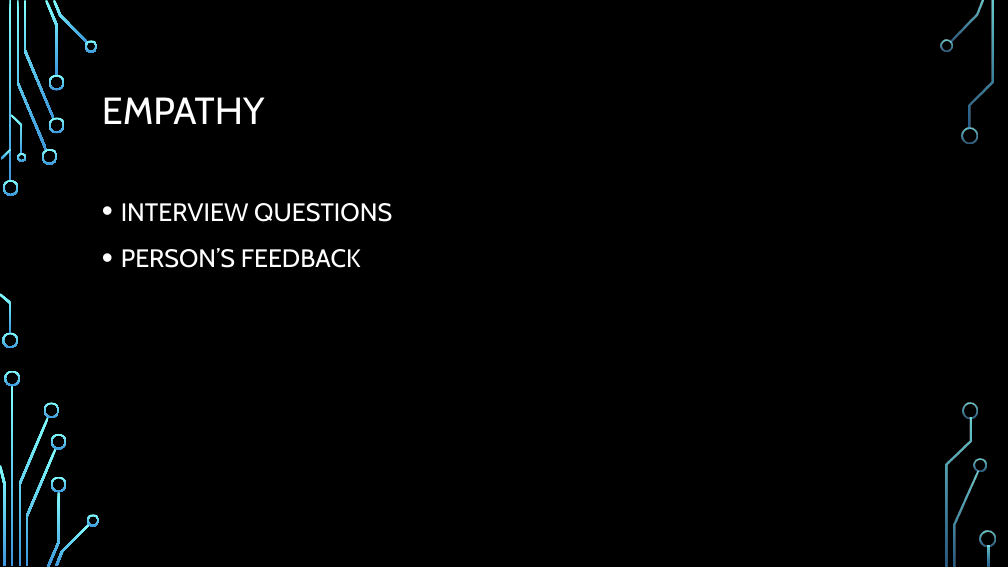
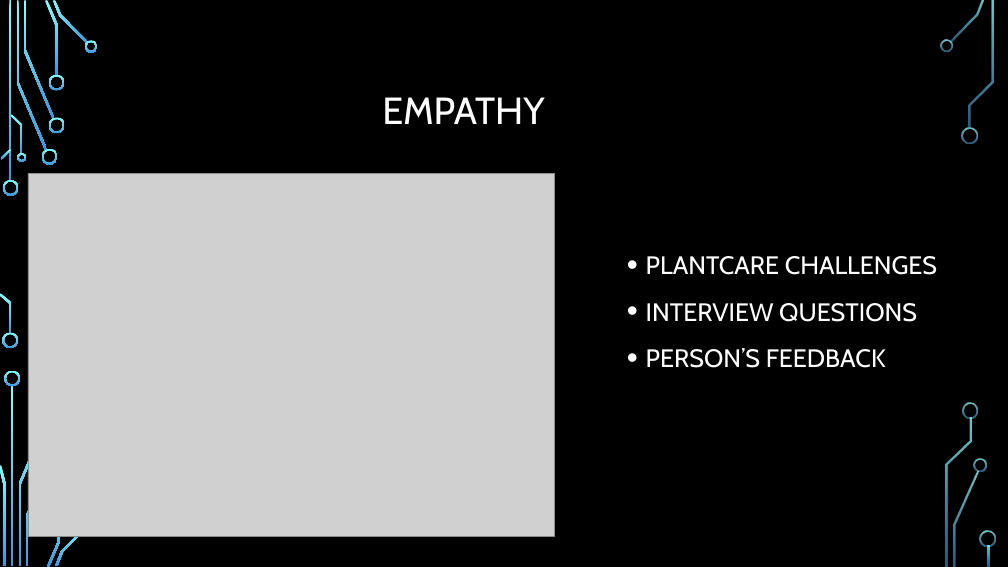
Before and after one commit to hemanthkumar29/design-think-website, a slide deck: slide 5 of public/team_presentations/team_7_presentation.pptx (slide 7 before the commit). Drawn at 1008x567 pixels with LibreOffice and Linux fonts; fonts in the diff are those of the drawing; grey boxes stand for pictures; background and template pictures are left out. Boxes give left, top, right and bottom in pixels: in the first picture for what was removed or moved away, otherwise in the second. Text is boxed around its words. In the diff, an @@ line names an element or a change of style, - is before the commit and + after.

```diff
--- a/public/team_presentations/team_7_presentation.pptx
+++ b/public/team_presentations/team_7_presentation.pptx
@@ title "EMPATHY": place and size @@
-title "EMPATHY" at <box>102,97,265,124</box>
+title "EMPATHY" at <box>382,97,545,124</box>
@@ picture added at <box>28,173,555,536</box> @@
@@ text "PLANTCARE CHALLENGES": place and size @@
-text "PLANTCARE CHALLENGES" at <box>121,203,392,268</box>
+text "PLANTCARE CHALLENGES" at <box>646,256,937,368</box>
@@ text at <box>646,256,937,275</box>: paragraph added @@
+• PLANTCARE CHALLENGES
@@ group removed at <box>44,402,100,526</box>: 4 freeform shapes @@
```
Also in this commit, not shown: 5 other slides changed, 9 slides added, 6 slides removed, 1 other file.
